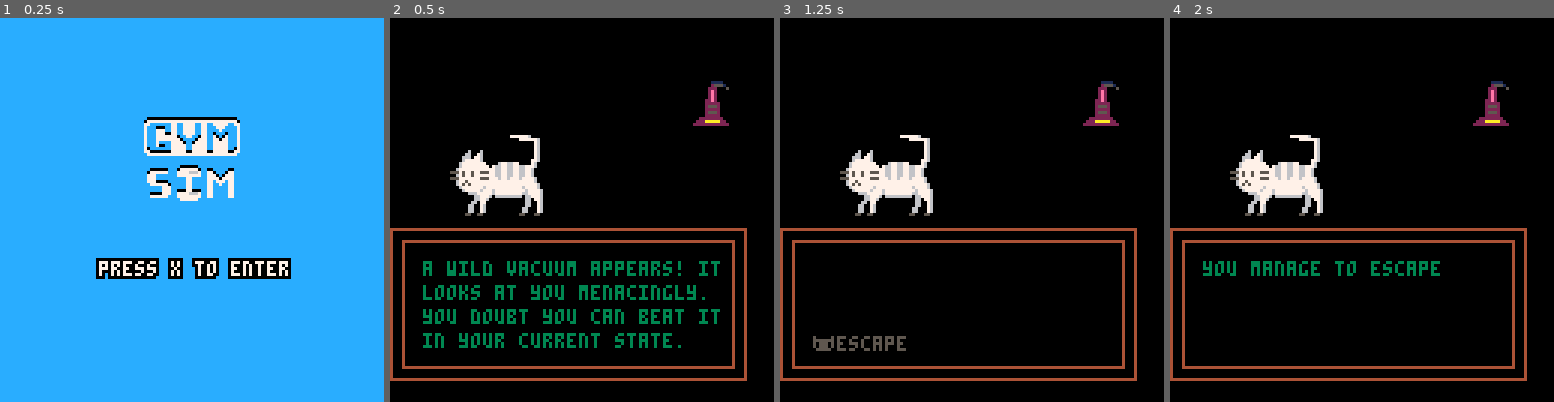
Above: before the commit, frames 1-4 (left to right).
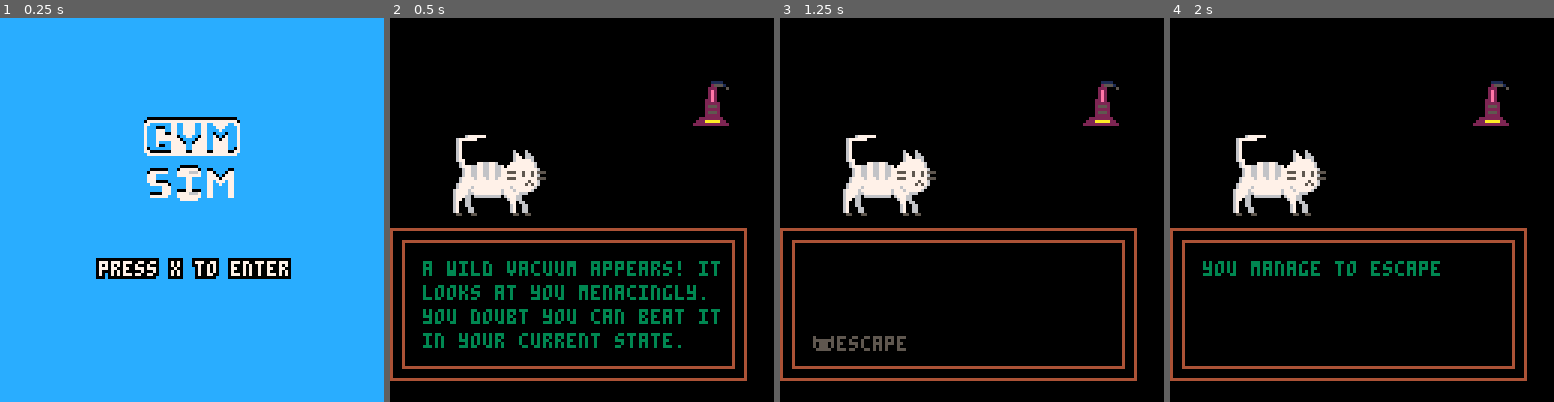
Above: after the commit, the same moments.

Repository: MarkNickerson/GymSim
Game: PICO-8 cartridge gymsim.p8
Same seed, same stepped clock (60 frames per second), same inputs: the game is played once before the commit and once after it.
Inputs:
- Up to frame 1 (0.25 s): no input
- Up to frame 2 (0.5 s): tap X (X key) at 0.33 s
- Up to frame 3 (1.25 s): tap O (Z key) at 0.7 s; tap X (X key) at 1.07 s
- Up to frame 4 (2 s): hold Right from 1.6 s (still down); tap O (Z key) at 1.7 s; tap X (X key) at 1.85 s

Frame 1 is identical in both runs. In frame 2, 2.0% of the frame differs, in the area x 15-41%, y 30-52%; in frame 3, 2.0%; in frame 4, 2.0%.

Commit message:
updated sprite drawing code so cat changes orientation based on arrow keys

Diff:
--- a/gymsim.p8
+++ b/gymsim.p8
@@ -82,7 +82,8 @@
   cw = true,
   runningboost = false,
   featherboost = false,
-  punchingboost = false
+  punchingboost = false,
+  moving_right = true
 }
 
 feathers = {}
@@ -238,6 +239,7 @@
 
     --left
     if btn(0) and not solid_tile(player.x-1, player.y) then
+      player.moving_right = false
       player.dx = -2
     player.x-=player.speed
     if (player.x-cam.x<64-allowance-playerdiff) then cam.x-=player.speed end
@@ -245,6 +247,7 @@
 
    --right
    if btn(1) and not solid_tile(player.x + 8 + 1, player.y)then
+      player.moving_right = true
      player.dx = 2
     player.x+=player.speed
     if (player.x-cam.x>64+allowance) then cam.x+=player.speed end
@@ -304,7 +307,7 @@
   camera(cam.x, cam.y)
   -- draw player sprite
   -- spr(1, player.x, player.y)
-  draw_player_small(player.x, player.y)
+  draw_player_small(player.x, player.y, player.moving_right)
   draw_boosts()
 end
 --------------------------------------------------------------------------------
@@ -331,10 +334,12 @@
   --player movement
   if btn(0) then
     player.x += -1 * player.speed
+    player.moving_right = false
   end
 
   if btn(1) then
     player.x += player.speed
+    player.moving_right = true
   end
 
   --world collision
@@ -700,19 +705,9 @@
 }
 
 function draw_scratching_post(x, y)
-  spr(141, x, y)
-  spr(142, x+8, y)
-  spr(157, x, y+8)
-  spr(158, x+8, y+8)
-  spr(159, x+16, y+8)
-  spr(173, x, y+16)
-  spr(174, x+8, y+16)
-  spr(175, x+16, y+16)
+  spr(140, x-8, y, 3, 3)
   spr(194, x+4, y+24)
-  spr(188, x-8, y+32)
-  spr(189, x, y+32)
-  spr(190, x+8, y+32)
-  spr(191, x+16, y+32)
+  spr(188, x-8, y+32, 4, 1)
 end
 
 function masher_input()
@@ -958,7 +953,7 @@
 function draw_boss()
   -- draw player sprite
   -- spr(21, 20, 60)
-  draw_player_large(20, 36)
+  draw_player_large(20, 36, true)
 
   -- draw boss
   spr(67, 100, 20)
@@ -1070,53 +1065,24 @@
 -- begin player
 --------------------------------------------------------------------------------
 
-function draw_player_large(x, y)
+function draw_player_large(x, y, flipped)
   -- draw player sprite 32 x 32
-  spr(130, x+16, y)
-  spr(131, x+24, y)
-  spr(144, x, y+8)
-  spr(145, x+8, y+8)
-  spr(146, x+16, y+8)
-  spr(147, x+24, y+8)
-  spr(160, x, y+16)
-  spr(161, x+8, y+16)
-  spr(162, x+16, y+16)
-  spr(163, x+24, y+16)
-  spr(176, x, y+24)
-  spr(177, x+8, y+24)
-  spr(178, x+16, y+24)
-  spr(179, x+24, y+24)
-end
-
-function draw_player_small(x, y)
+  -- flipped == false (faces left)
+  -- flipped == true (faces right)
+  spr(128, x, y, 4, 4, flipped)
+end
+
+
+function draw_player_small(x, y, flipped)
   -- draw player sprite 16 x 16
-  spr(224, x, y)
-  spr(225, x+8, y)
-  spr(240, x, y+8)
-  spr(241, x+8, y+8)
+  -- flipped == false (faces left)
+  -- flipped == true (faces right)
+  spr(224, x, y, 2, 2, flipped)
 end
 
 function draw_player_attack(x, y)
   -- draw cat scratch attack sprite
-  spr(195, x, y)
-  spr(196, x+8, y)
-  spr(197, x+16, y)
-  spr(198, x+24, y)
-
-  spr(211, x, y+8)
-  spr(212, x+8, y+8)
-  spr(213, x+16, y+8)
-  spr(214, x+24, y+8)
-
-  spr(227, x, y+16)
-  spr(228, x+8, y+16)
-  spr(229, x+16, y+16)
-  spr(230, x+24, y+16)
-
-  spr(243, x, y+24)
-  spr(244, x+8, y+24)
-  spr(245, x+16, y+24)
-  spr(246, x+24, y+24)
+  spr(195, x, y, 4, 4)
 end
 
 --------------------------------------------------------------------------------
